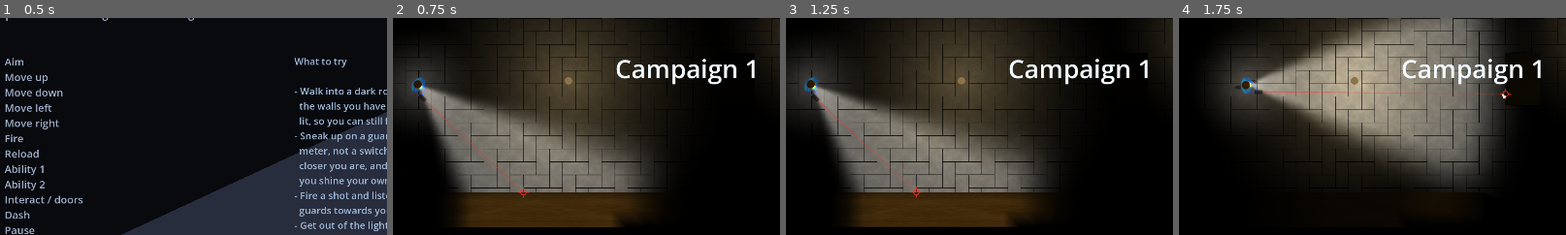
Above: before the commit, frames 1-4 (left to right).
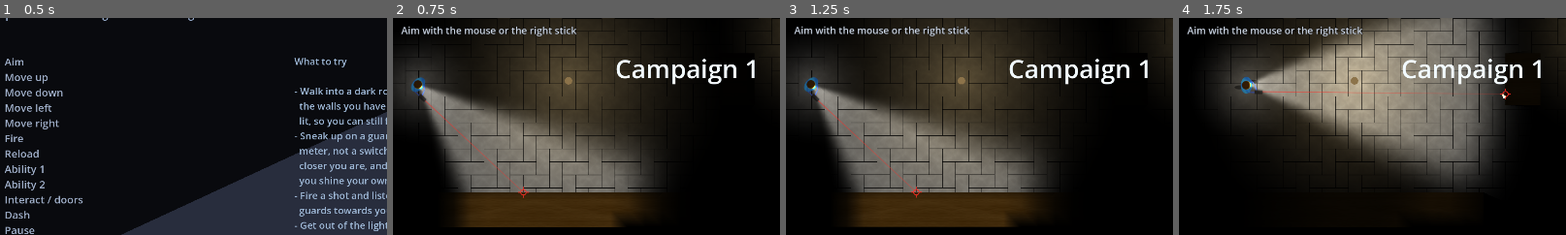
Above: after the commit, the same moments.

Repository: ThunderComplex/irregoulash
Game: Godot game, scene res://src/ui/title_screen.tscn
Same seed, same stepped clock (60 frames per second), same inputs: the game is played once before the commit and once after it.
Inputs (mouse positions are % of the whole screen's width and height, from its top left):
- Up to frame 1 (0.5 s): no input
- Up to frame 2 (0.75 s): click "NEW GAME" at 0.5 s
- Up to frame 3 (1.25 s): no input
- Up to frame 4 (1.75 s): tap Enter (ui_accept) at 1.25, 1.52 s; move the mouse to (72, 45) at 1.27 s; press the mouse at (72, 45) at 1.28 s; hold D (move_right) from 1.28 s (still down); tap F (interact) at 1.55 s
The pictures show only the part of the screen within x 12-62%, y 27-77%; the shares and areas given below are measured in that part.

Frame 1 is identical in both runs. In frame 2, 0.8% of the frame differs, in the area x 2-48%, y 3-9%; in frame 3, 0.8%; in frame 4, 0.8%.

Commit message:
disable aim rebinding

Diff:
--- a/dev/probe.gd
+++ b/dev/probe.gd
@@ -4280,6 +4280,13 @@
 				GameInput.describe_action("interact"), GameInput.is_reserved(f5)])
 			print("[probe]   controls groups: %s; cheats enabled: %s" % [str(GameInput.groups()),
 				GameInput.cheats_enabled()])
+			var aim_before: String = GameInput.describe_action("aim_left")
+			var pad_a := InputEventJoypadButton.new()
+			pad_a.button_index = JOY_BUTTON_A
+			pad_a.pressed = true
+			GameInput.rebind("aim_left", pad_a)
+			print("[probe]   aim_left before %s, after trying to rebind: %s (rebindable=%s)" % [aim_before,
+				GameInput.describe_action("aim_left"), GameInput.is_rebindable("aim_left")])
 			print("[probe]   version: %s" % BuildInfo.version_text())
 		if step.has("rebind_interact_e"):
 			var e := InputEventKey.new()
--- a/src/autoload/game_input.gd
+++ b/src/autoload/game_input.gd
@@ -133,6 +133,9 @@
 }
 
 const DEBUG_GROUP: String = "Debug"
+## Groups the player cannot rebind or see in the Controls list: the cheats, and aiming, which is the mouse
+## or the right stick and nothing else.
+const FIXED_GROUPS: Array[String] = [DEBUG_GROUP, "Aiming"]
 ## Function keys belong to the debug keys. No other action may be bound to one, in any build, so a
 ## cheat can never share a key with a game action and the defaults never have to move.
 const RESERVED_KEY_FIRST: Key = KEY_F1
@@ -181,9 +184,8 @@
 
 ## The right stick, deadzoned. Zero when there is no pad or the stick is at rest.
 ##
-## Four actions rather than a raw axis read, so the stick is part of the same rebindable map as
-## everything else -- a player who wants to swap sticks, or aim with a second stick on a pad that has
-## one, gets it from the Controls panel.
+## Four actions rather than a raw axis read, so the stick goes through the same input map and deadzone
+## handling as everything else. They are fixed to the right stick: see `FIXED_GROUPS`.
 func aim_vector() -> Vector2:
 	return Input.get_vector(&"aim_left", &"aim_right", &"aim_up", &"aim_down",
 		Tuning.gamepad_aim_deadzone)
@@ -278,7 +280,7 @@
 ## Replaces one action's bindings with `events` outright. Used by tools and tests; the menu uses
 ## `rebind()`, which keeps the other device's bindings.
 func set_action_events(action: String, events: Array[InputEvent]) -> void:
-	if not META.has(action) or is_debug_action(action):
+	if not is_rebindable(action):
 		return
 	for event: InputEvent in events:
 		if is_reserved(event):
@@ -299,7 +301,7 @@
 ## mouse away from Fire when a pad player moves it to a face button, and take the pad away from a
 ## keyboard player who presses a key. One action, one binding per device, is the rule the menu shows.
 func rebind(action: String, event: InputEvent) -> void:
-	if not META.has(action) or is_debug_action(action) or is_reserved(event):
+	if not is_rebindable(action) or is_reserved(event):
 		return
 	var new_spec: Dictionary = spec_from_event(event)
 	if new_spec.is_empty():
@@ -394,6 +396,10 @@
 
 static func is_debug_action(action: String) -> bool:
 	return String((META.get(action, {}) as Dictionary).get("group", "")) == DEBUG_GROUP
+
+
+func is_rebindable(action: String) -> bool:
+	return META.has(action) and not FIXED_GROUPS.has(String((META[action] as Dictionary).get("group", "")))
 
 
 ## True for a key no game action may use (F1-F12, which belong to the debug keys).
@@ -551,13 +557,13 @@
 	return String(meta.get("label", action))
 
 
-## Group headings in display order, for the rebinding UI. Never the debug group: the cheats keep their
-## fixed F-keys and are not the player's to move.
+## Group headings in display order, for the rebinding UI. Never a fixed group: those bindings are not
+## the player's to move.
 func groups() -> Array[String]:
 	var out: Array[String] = []
 	for action: String in META:
 		var group: String = String((META[action] as Dictionary).get("group", ""))
-		if group == DEBUG_GROUP:
+		if FIXED_GROUPS.has(group):
 			continue
 		if not out.has(group):
 			out.append(group)
@@ -617,7 +623,8 @@
 	if config.load(BINDINGS_PATH) != OK:
 		return
 	for action: String in META:
-		if is_debug_action(action) or not config.has_section_key("bindings", action):
+		# A fixed action rebound by an older version goes back to its default.
+		if not is_rebindable(action) or not config.has_section_key("bindings", action):
 			continue
 		var stored: Variant = config.get_value("bindings", action, [])
 		if not (stored is Array):
--- a/src/levels/level_campaign_01.tscn
+++ b/src/levels/level_campaign_01.tscn
@@ -52,6 +52,9 @@
 [sub_resource type="CanvasItemMaterial" id="CanvasItemMaterial_p4poh"]
 light_mode = 1
 
+[sub_resource type="CanvasItemMaterial" id="CanvasItemMaterial_idjos"]
+light_mode = 1
+
 [node name="LevelCampaign" type="Node2D" unique_id=60981112]
 script = ExtResource("1_level")
 level_title = "Campaign 1"
@@ -240,30 +243,38 @@
 text = "Move with"
 color = Color(0.82, 0.86, 0.92, 1)
 
+[node name="FloorText2" parent="Hints" unique_id=1631819170 instance=ExtResource("10_lxqdr")]
+z_index = -4
+z_as_relative = false
+material = SubResource("CanvasItemMaterial_x1511")
+position = Vector2(321, 214)
+text = "Aim with the mouse or the right stick"
+color = Color(0.82, 0.86, 0.92, 1)
+
 [node name="KeyHint" parent="Hints" unique_id=1944429786 instance=ExtResource("11_i28rg")]
 z_index = -4
 z_as_relative = false
-material = SubResource("CanvasItemMaterial_x1511")
+material = SubResource("CanvasItemMaterial_m2amb")
 position = Vector2(285, 175)
 action = "move_up"
 
 [node name="KeyHint2" parent="Hints" unique_id=1988082060 instance=ExtResource("11_i28rg")]
 z_index = -4
 z_as_relative = false
-material = SubResource("CanvasItemMaterial_m2amb")
+material = SubResource("CanvasItemMaterial_b6jfj")
 position = Vector2(325, 175)
 action = "move_down"
 
 [node name="KeyHint3" parent="Hints" unique_id=112344670 instance=ExtResource("11_i28rg")]
 z_index = -4
 z_as_relative = false
-material = SubResource("CanvasItemMaterial_b6jfj")
+material = SubResource("CanvasItemMaterial_p4poh")
 position = Vector2(365, 175)
 action = "move_left"
 
 [node name="KeyHint4" parent="Hints" unique_id=485496672 instance=ExtResource("11_i28rg")]
 z_index = -4
 z_as_relative = false
-material = SubResource("CanvasItemMaterial_p4poh")
+material = SubResource("CanvasItemMaterial_idjos")
 position = Vector2(405, 175)
 action = "move_right"
